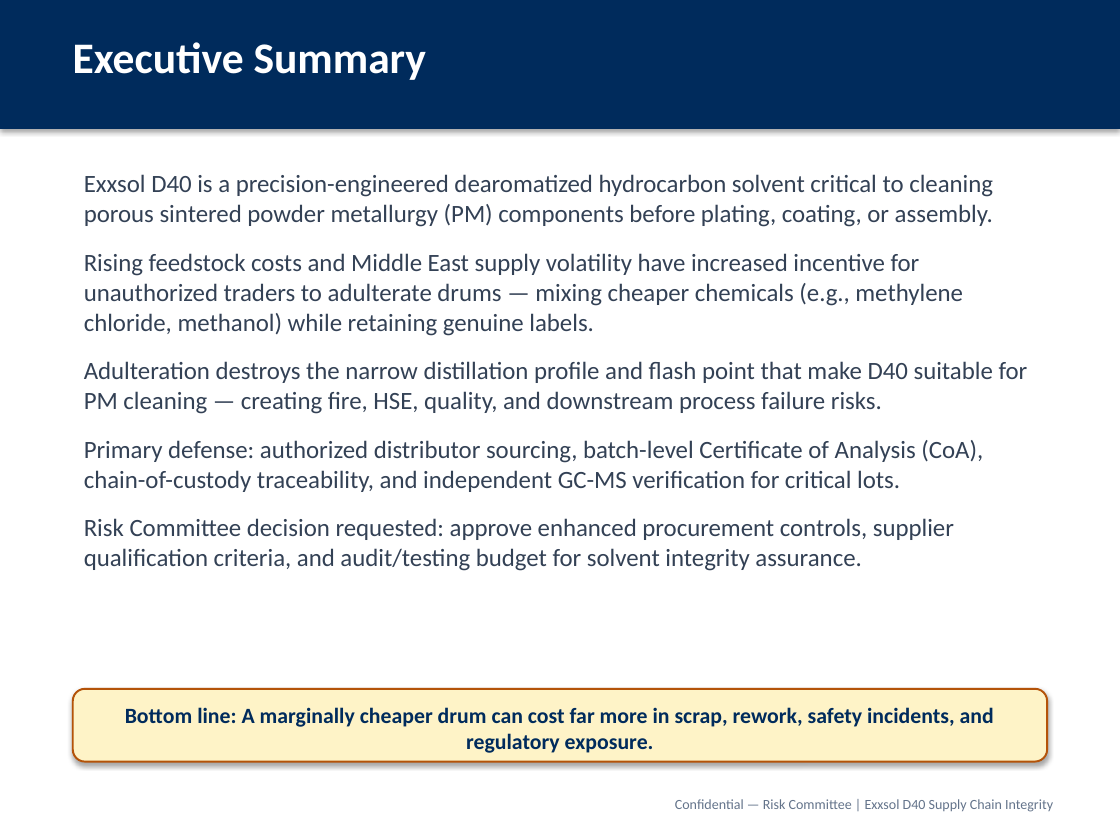
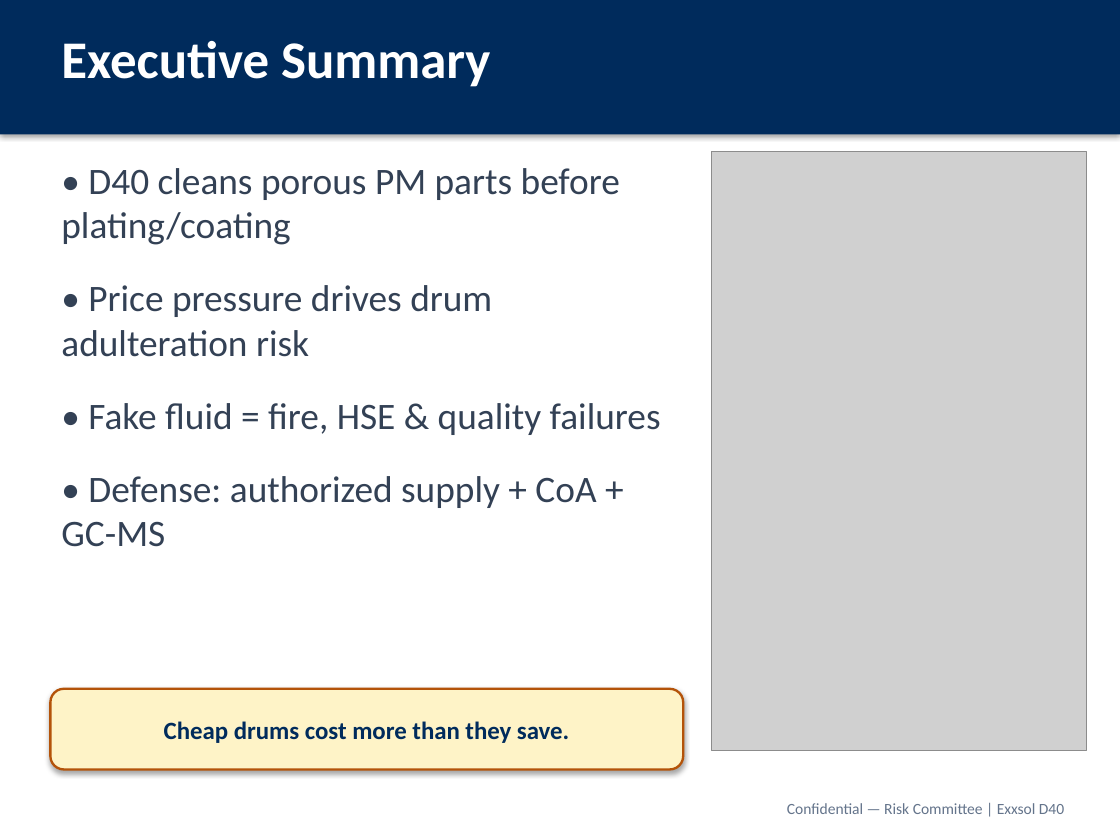
Before and after one commit to rockyforever8-sys/Machine-Learning-Project, a slide deck: slide 2 of presentations/Exxsol_D40_Supply_Chain_Risk_Committee.pptx. Drawn at 1120x840 pixels with LibreOffice and Linux fonts; fonts in the diff are those of the drawing; grey boxes stand for pictures. Boxes give left, top, right and bottom in pixels: in the first picture for what was removed or moved away, otherwise in the second. Text is boxed around its words. In the diff, an @@ line names an element or a change of style, - is before the commit and + after.

```diff
--- a/presentations/Exxsol_D40_Supply_Chain_Risk_Committee.pptx
+++ b/presentations/Exxsol_D40_Supply_Chain_Risk_Committee.pptx
@@ rectangle: place and size @@
-rectangle at <box>0,0,1120,129</box>
+rectangle at <box>0,0,1120,134</box>
@@ text "Executive Summary": place and size @@
-text "Executive Summary" at <box>73,42,426,80</box>
+text "Executive Summary" at <box>61,41,490,87</box>
@@ text "Executive Summary" at <box>61,41,490,87</box>: size 28 to 34 pt @@
@@ text added at <box>61,168,661,547</box>, 24 pt, text #334155 @@
+• D40 cleans porous PM parts before plating/coating
+• Price pressure drives drum adulteration risk
+• Fake fluid = fire, HSE & quality failures
+• Defense: authorized supply + CoA + GC-MS
@@ text removed at <box>84,174,1028,571</box> @@
-Exxsol D40 is a precision-engineered dearomatized hydrocarbon solvent critical to cleaning porous sintered powder metallurgy (PM) components before plating, coating, or assembly.
-Rising feedstock costs and Middle East supply volatility have increased incentive for unauthorized traders to adulterate drums — mixing cheaper chemicals (e.g., methylene chloride, methanol) while retaining genuine labels.
-Adulteration destroys the narrow distillation profile and flash point that make D40 suitable for PM cleaning — creating fire, HSE, quality, and downstream process failure risks.
-Primary defense: authorized distributor sourcing, batch-level Certificate of Analysis (CoA), chain-of-custody traceability, and independent GC-MS verification for critical lots.
-Risk Committee decision requested: approve enhanced procurement controls, supplier qualification criteria, and audit/testing budget for solvent integrity assurance.
@@ picture added at <box>711,151,1086,750</box> @@
@@ rounded rectangle added at <box>50,689,683,769</box>, fill #FEF3C7, outline #B45309 1.5 pt, 16 pt, text #002B5C, bold @@
+Cheap drums cost more than they save.
@@ rounded rectangle removed at <box>73,689,1047,762</box> @@
-Bottom line: A marginally cheaper drum can cost far more in scrap, rework, safety incidents, and regulatory exposure.
@@ text at <box>787,803,1064,814</box>: text changed; size 9 to 10 pt @@
-Confidential — Risk Committee | Exxsol D40 Supply Chain Integrity
+Confidential — Risk Committee | Exxsol D40
```
Also in this commit, not shown: 16 other slides changed, 2 slides added, 2 slides removed, 21 other files.
